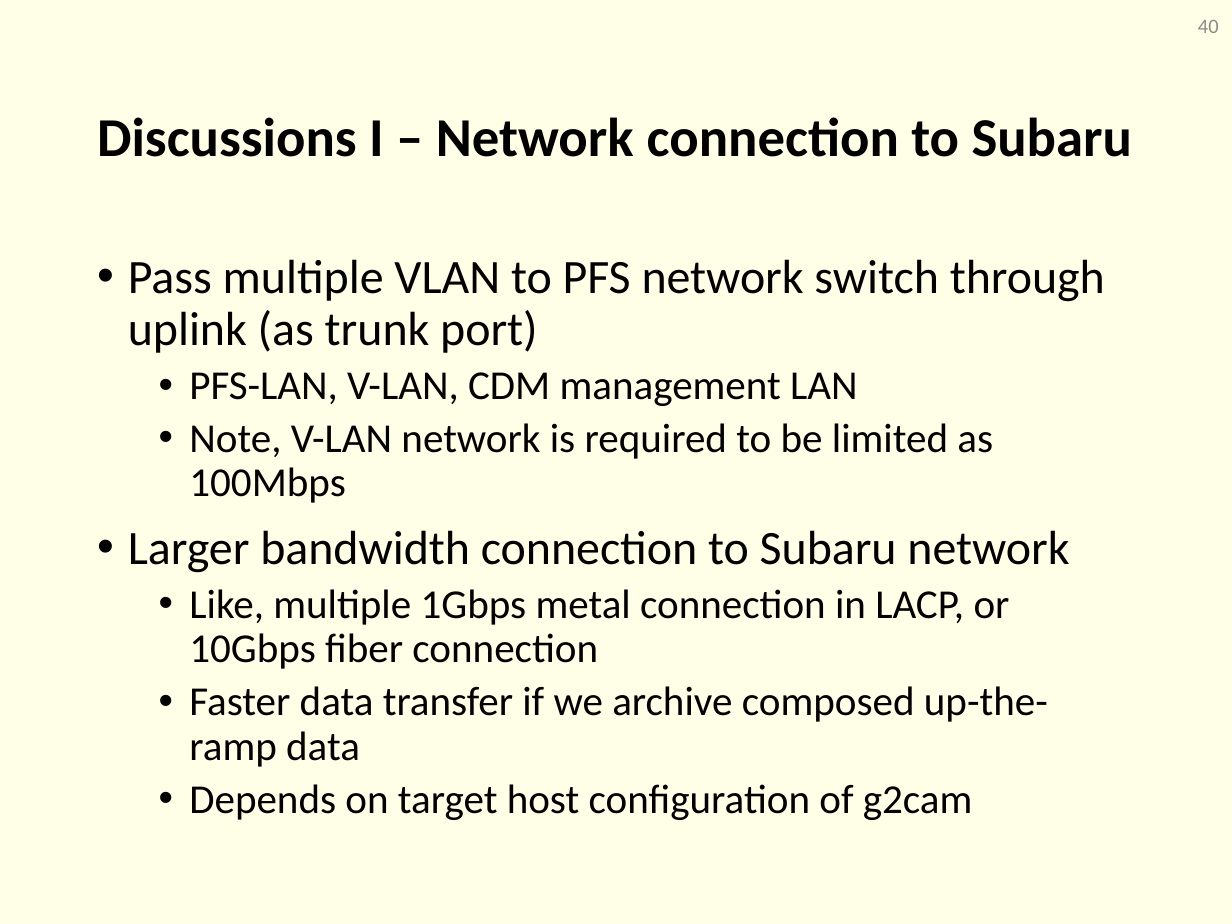
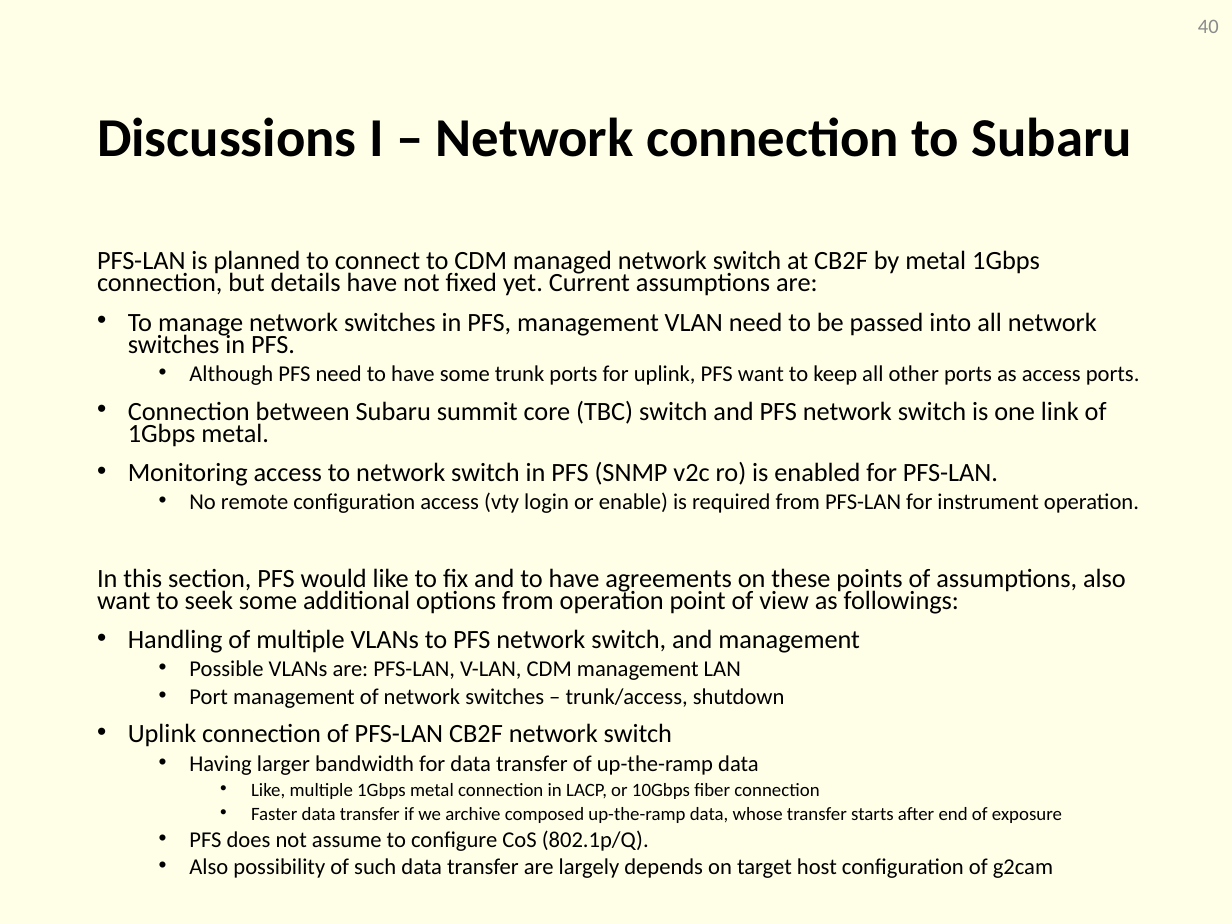
Before and after one commit to Subaru-PFS/ics_doc, a slide deck: slide 40 of SSN-00029.pptx. Drawn at 1232x924 pixels with LibreOffice and Linux fonts; fonts in the diff are those of the drawing. Boxes give left, top, right and bottom in pixels: in the first picture for what was removed or moved away, otherwise in the second. Text is boxed around its words. In the diff, an @@ line names an element or a change of style, - is before the commit and + after.

Commit message:
* filled discussion I, II, V

```diff
--- a/SSN-00029.pptx
+++ b/SSN-00029.pptx
@@ text at [97, 250, 1140, 775]: text changed; size 28 to 15.4 pt @@
-• Pass multiple VLAN to PFS network switch through uplink (as trunk port)
-  • PFS-LAN, V-LAN, CDM management LAN
-  • Note, V-LAN network is required to be limited as 100Mbps
-• Larger bandwidth connection to Subaru network
+PFS-LAN is planned to connect to CDM managed network switch at CB2F by metal 1Gbps connection, but details have not fixed yet. Current assumptions are:
+• To manage network switches in PFS, management VLAN need to be passed into all network switches in PFS.
+  • Although PFS need to have some trunk ports for uplink, PFS want to keep all other ports as access ports.
+• Connection between Subaru summit core (TBC) switch and PFS network switch is one link of 1Gbps metal.
+• Monitoring access to network switch in PFS (SNMP v2c ro) is enabled for PFS-LAN.
+  • No remote configuration access (vty login or enable) is required from PFS-LAN for instrument operation.
+In this section, PFS would like to fix and to have agreements on these points of assumptions, also want to seek some additional options from operation point of view as followings:
+• Handling of multiple VLANs to PFS network switch, and management
+  • Possible VLANs are: PFS-LAN, V-LAN, CDM management LAN
+  • Port management of network switches – trunk/access, shutdown
+• Uplink connection of PFS-LAN CB2F network switch
+  • Having larger bandwidth for data transfer of up-the-ramp data
@@ text at [189, 807, 1062, 878]: text changed; size 24 to 13.2 pt @@
-  • Faster data transfer if we archive composed up-the-ramp data
-  • Depends on target host configuration of g2cam
+    • Faster data transfer if we archive composed up-the-ramp data, whose transfer starts after end of exposure
+  • PFS does not assume to configure CoS (802.1p/Q).
+  • Also possibility of such data transfer are largely depends on target host configuration of g2cam
@@ text at [251, 783, 819, 799]: size 24 to 11 pt in "Like, multiple 1Gbps metal connection in LACP, ..."; list level 2 to 3 in "Like, multiple 1Gbps metal connection ..."; line spacing 0.9 to 0.7 @@
```
Also in this commit, not shown: 11 other slides changed, 8 slides added.
